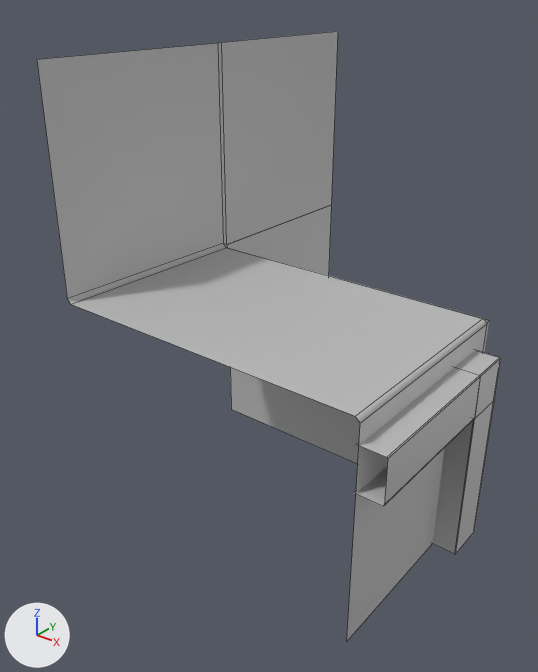
The FBX model PoisonedUnity/Assets/Raw Models/Modular Assets/Wall_U.fbx as it was, and as the next commit left it.
The view is the same before and after, from a camera (50 mm lens) standing at (17.5, -27.9, 12.9) and looking at (-2.2, -3.3, -2.4). Arrows for +X, +Y and +Z are at lower left; the lights stay in place. Mesh edges are drawn as thin lines. Where no turn or scale is listed for an object, it has been applied to the vertices.
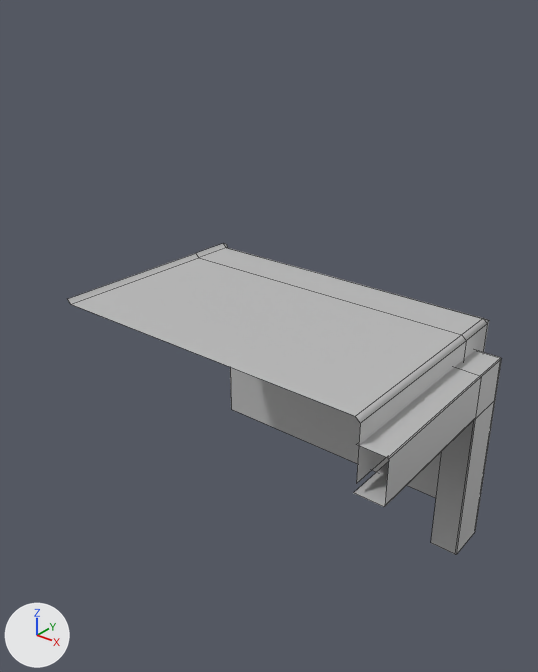
The newer file is also turned or shifted as a whole; pictures and numbers use the older file's frame.

Edits to the bpy script that builds the scene:
```text
Change me_mesh:
    used by ob_polysurface76; location = (0.0, 0.0, 0.0)
    remove me_mesh.from_pydata(...)  # 52 vertices, 34 faces; spans x -8.1..8.1, y -10.0..10.0, z -10.0..10.0
    add me_mesh.from_pydata(...)  # 52 vertices, 35 faces; spans x -8.1..8.1, y -10.0..0.2, z -10.0..0.2
    me_mesh part 1
    8 vertices are removed from x -8.1..6.9, y -10.0..10.0, z -10.0..10.0
    9 faces are deleted
    3 vertices are added at (6.9, -0.2, -2.6), (6.9, -2.2, -2.6), (6.9, -10.0, -2.6)
    5 new vertices lie (0.0, -2.0, 0.0) away from vertices in x -7.8..6.9, y -0.2, z -10.0..0.2
    10 new faces join them
```

Changed parts and their boxes (x1, y1, x2, y2) in the pictures (538 x 672 px; the box of a moved part takes in the faces that stretch with it):
'polySurface76', reshaped (6% narrower, 49% shorter): before (37, 31, 501, 641); after (68, 243, 502, 554)
part 1 of me_mesh, moved or reshaped: before (37, 31, 489, 641); after (68, 244, 489, 484)
